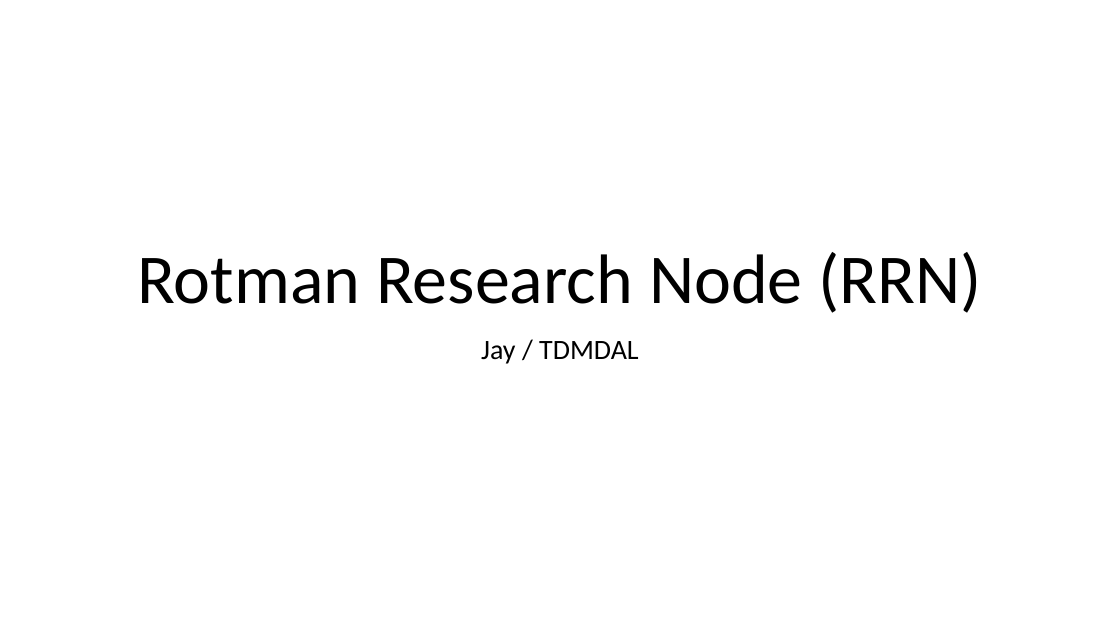
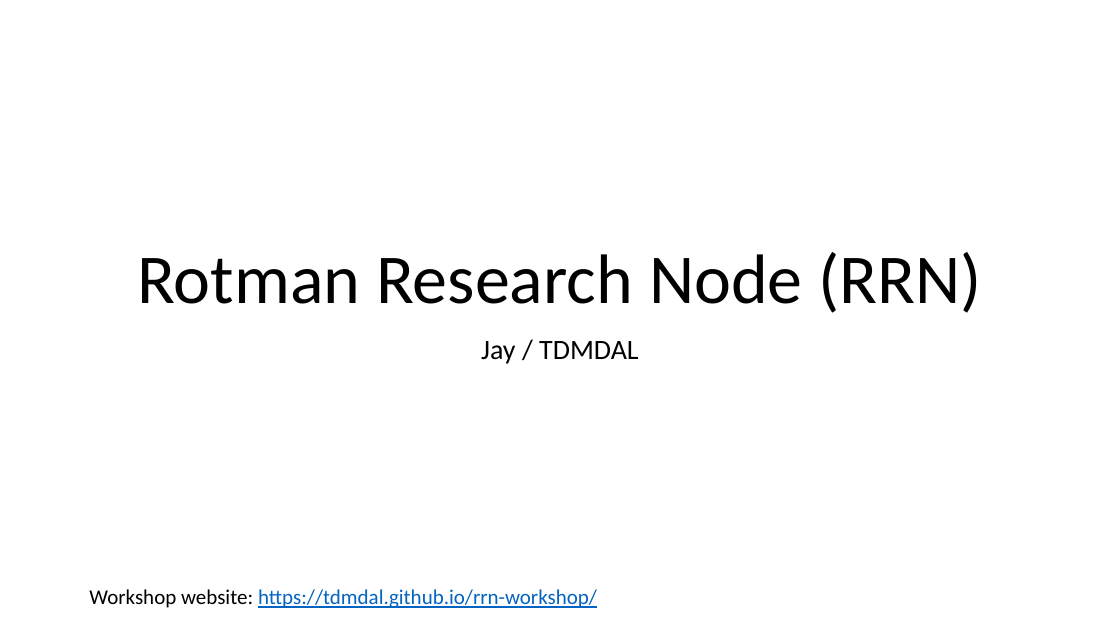
Before and after one commit to tdmdal/rrn-workshop, a slide deck: slide 1 of rrn_intro.pptx. Drawn at 1120x630 pixels with LibreOffice and Linux fonts; fonts in the diff are those of the drawing. Boxes give left, top, right and bottom in pixels: in the first picture for what was removed or moved away, otherwise in the second. Text is boxed around its words. In the diff, an @@ line names an element or a change of style, - is before the commit and + after.

Commit message:
added workshop url link

```diff
--- a/rrn_intro.pptx
+++ b/rrn_intro.pptx
@@ text added at box(89, 589, 597, 608), 18 pt, text #0563C1, underline @@
+Workshop website: https://tdmdal.github.io/rrn-workshop/
```
Also in this commit, not shown: 3 other slides changed, 2 other files.
